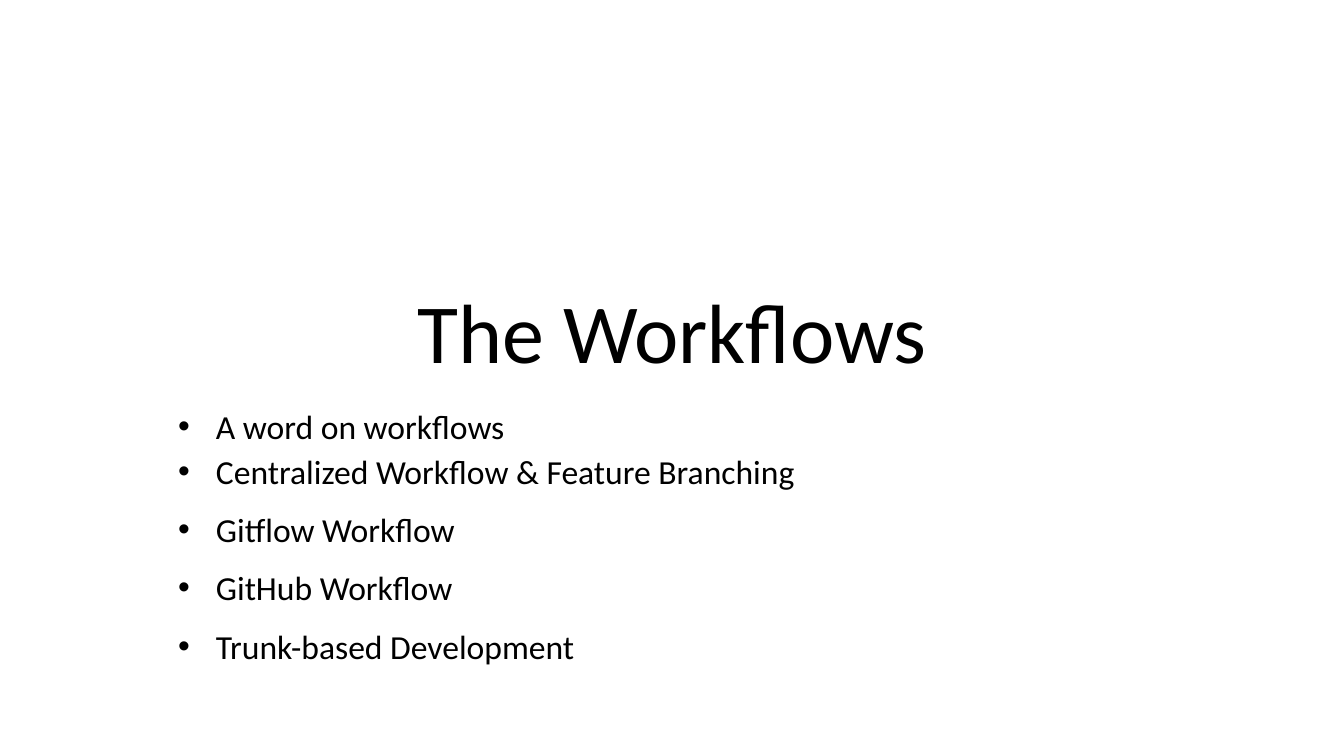
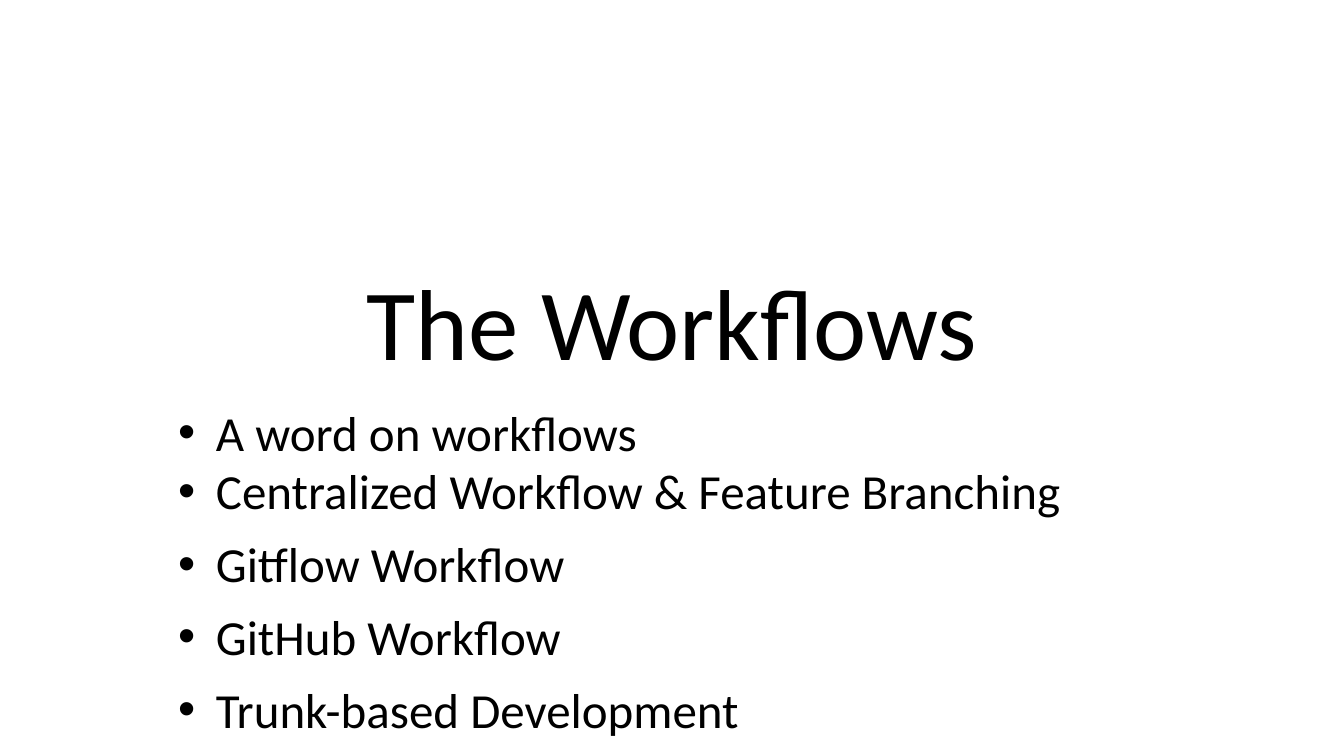
Before and after one commit to HunteRoi/git-training, a slide deck: slide 22 of Formation Git.pptx. Drawn at 1344x756 pixels with LibreOffice and Linux fonts; fonts in the diff are those of the drawing. Boxes give left, top, right and bottom in pixels: in the first picture for what was removed or moved away, otherwise in the second. Text is boxed around its words. In the diff, an @@ line names an element or a change of style, - is before the commit and + after.

```diff
--- a/Formation Git.pptx
+++ b/Formation Git.pptx
@@ title "The Workflows" at box(366, 290, 977, 361): size 60 to 72 pt @@
@@ subtitle "A word on workflows" at box(216, 417, 1060, 736): size 24 to 35 pt; line spacing 1.1 to 1 @@
```
Also in this commit, not shown: 32 other slides changed.
